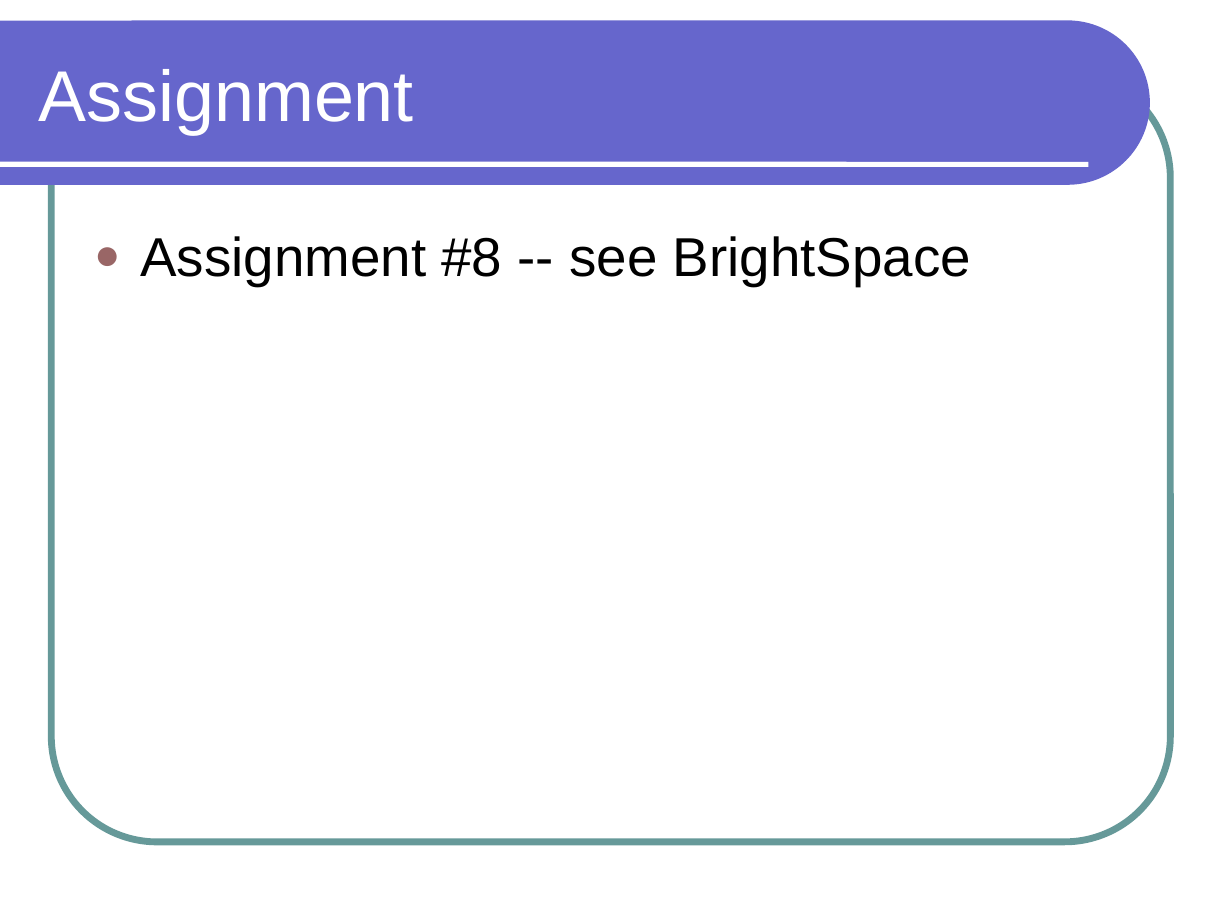
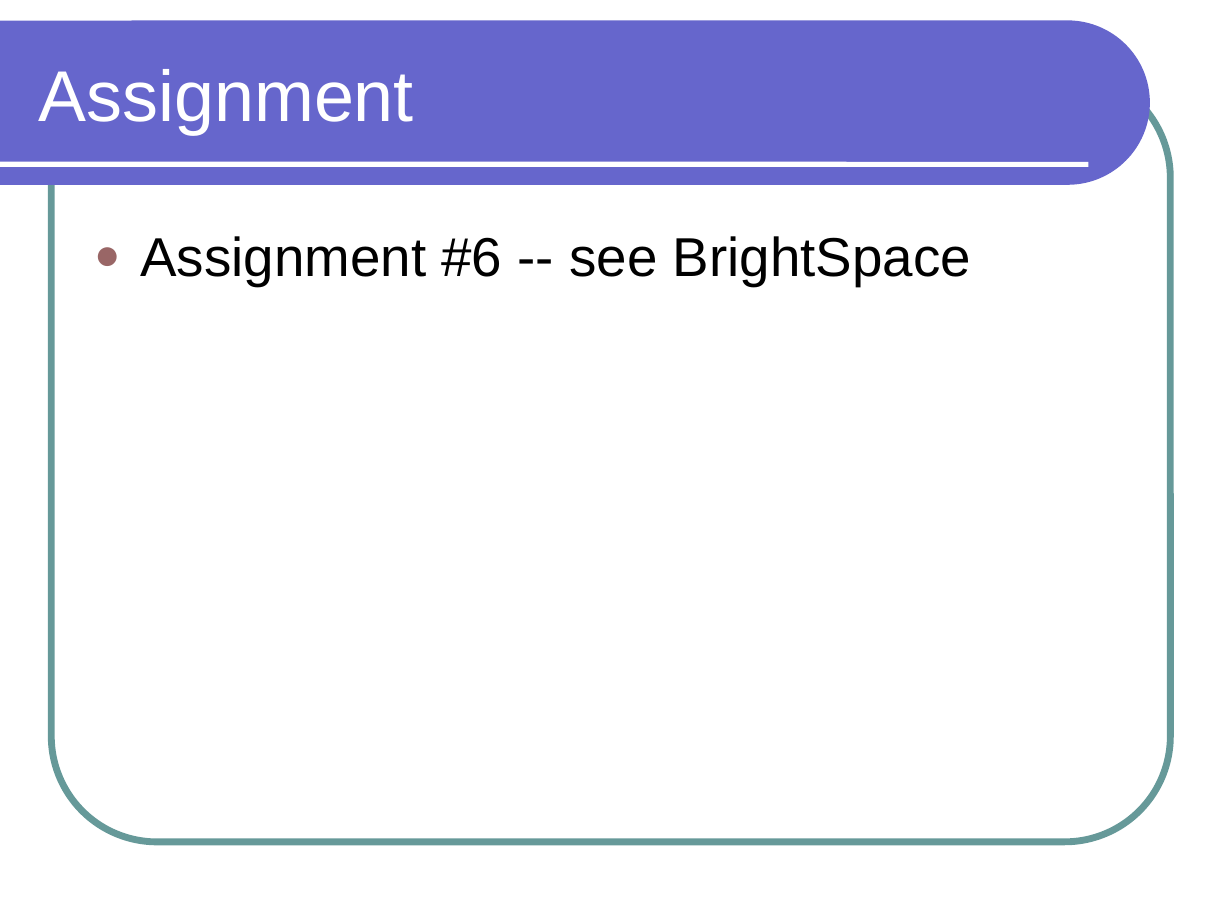
Before and after one commit to lutzhamel/CSC301, a slide deck: slide 12 of notes/csc301-ln018.ppt (slide 11 before the commit). Drawn at 1232x924 pixels with LibreOffice and Linux fonts; fonts in the diff are those of the drawing. Boxes give left, top, right and bottom in pixels: in the first picture for what was removed or moved away, otherwise in the second. Text is boxed around its words. In the diff, an @@ line names an element or a change of style, - is before the commit and + after.

```diff
--- a/notes/csc301-ln018.ppt
+++ b/notes/csc301-ln018.ppt
@@ text at bbox=[140, 236, 971, 286]: text changed @@
-● Assignment #8 -- see BrightSpace
+● Assignment #6 -- see BrightSpace
```
Also in this commit, not shown: 1 slide added, 7 other files.
